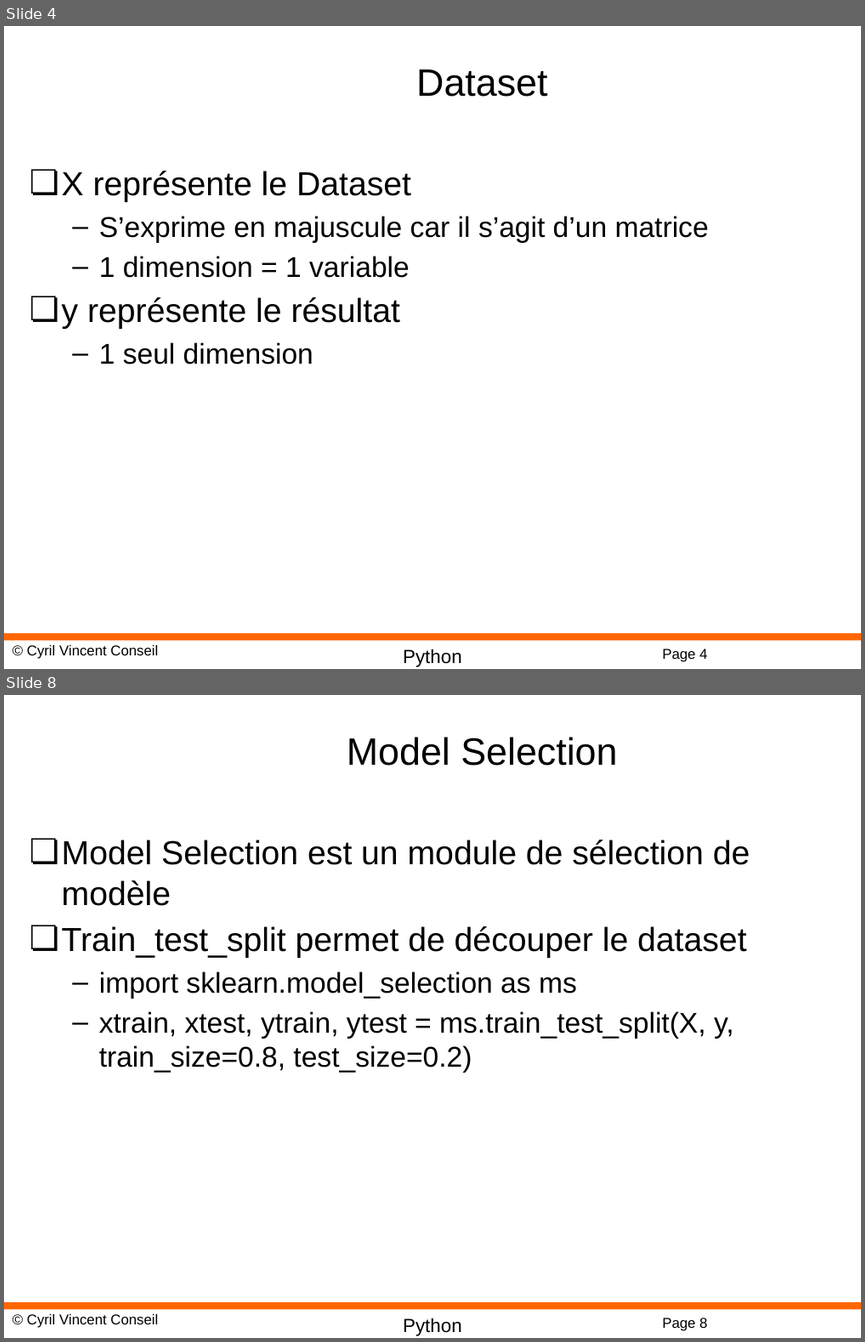
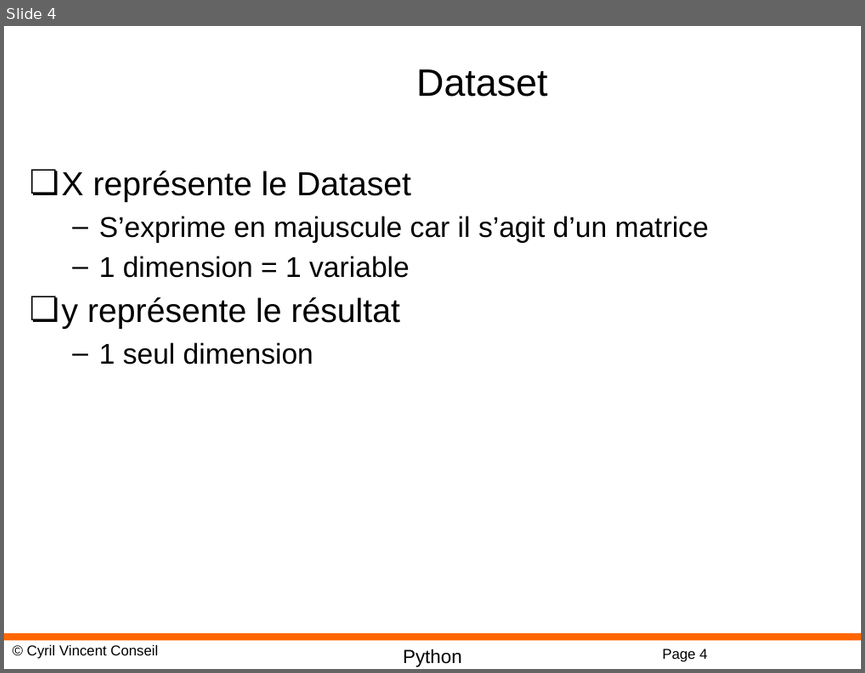
Before and after one commit to cyrilvincent/python-advanced, a slide deck: PPT/DataScience13-ScikitLearn.pptx. Shown one above the other, each under a label of ours: slides 4 and 8 before the commit, slide 4 after it; the slides between them are not shown. The pictures are 865x1342 and 865x673 pixels, drawn with LibreOffice and Linux fonts; fonts in the diff are those of the drawing; background and template pictures are left out. Boxes give left, top, right and bottom in pixels: in the first picture for what was removed or moved away, otherwise in the second. Text is boxed around its words. In the diff, an @@ line names an element or a change of style, - is before the commit and + after.

```diff
--- a/PPT/DataScience13-ScikitLearn.pptx
+++ b/PPT/DataScience13-ScikitLearn.pptx
@@ slide 8 removed at bbox=[4, 695, 861, 1338], background #FFFFFF; not listed: 4 template elements that a slide beside it also shows @@
@@ title removed at bbox=[347, 737, 617, 766] @@
-Model Selection
@@ text removed at bbox=[62, 839, 750, 1072] @@
-❏ Model Selection est un module de sélection de modèle
-❏ Train_test_split permet de découper le dataset
-  – import sklearn.model_selection as ms
-  – xtrain, xtest, ytrain, ytest = ms.train_test_split(X, y, train_size=0.8, test_size=0.2)
```
Also in this commit, not shown: 10 other slides removed, 4 other files.
